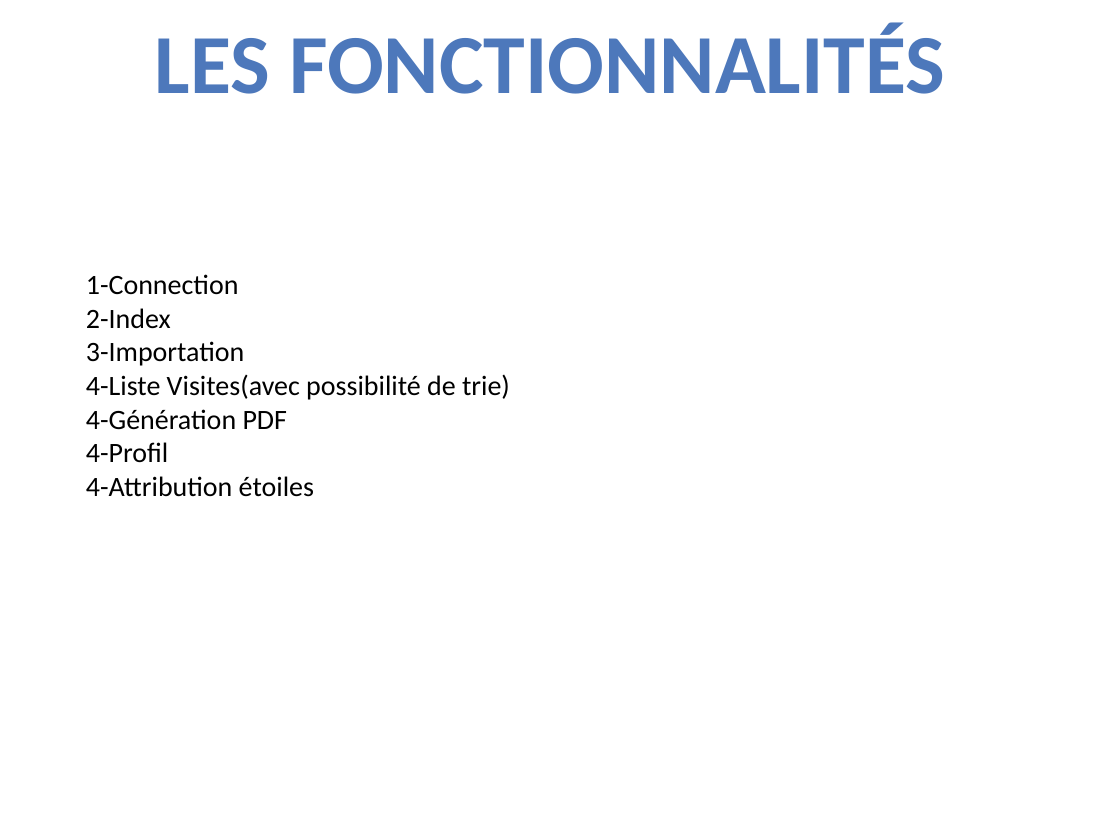
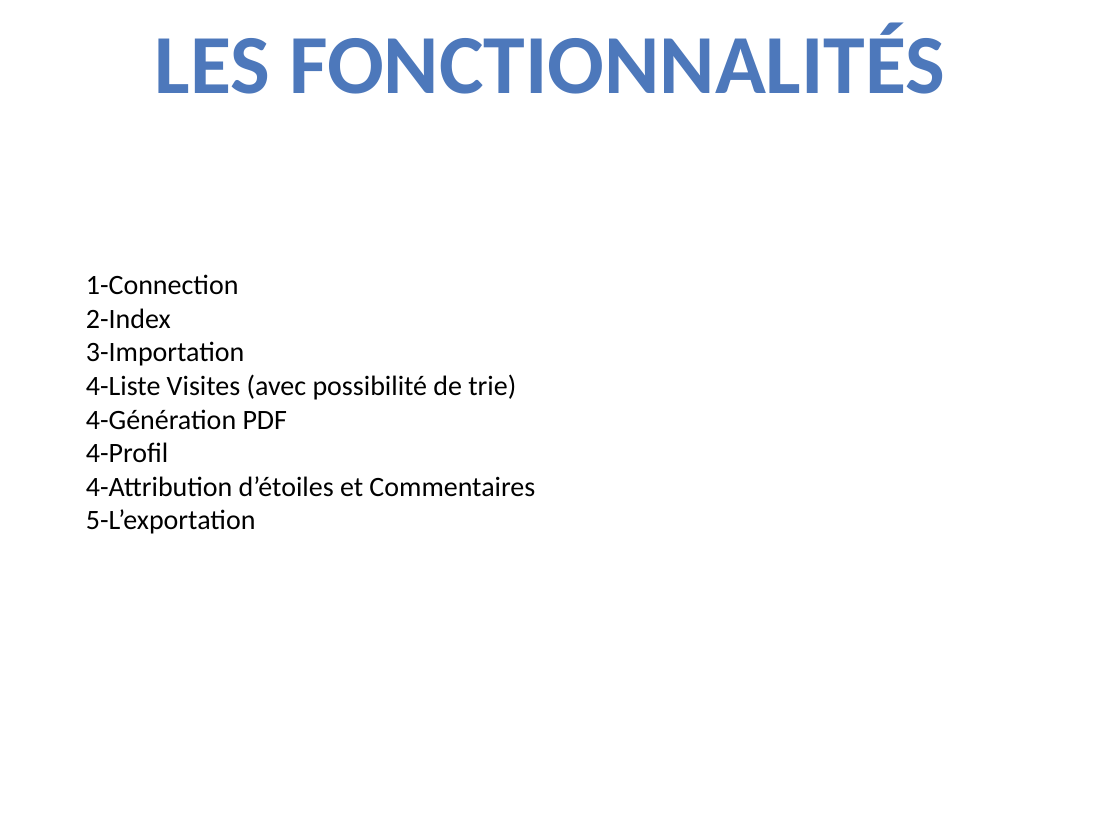
Before and after one commit to borisdagnon/C-StarsUP, a slide deck: slide 7 of PPE4.pptx (slide 12 before the commit). Drawn at 1120x840 pixels with LibreOffice and Linux fonts; fonts in the diff are those of the drawing. Boxes give left, top, right and bottom in pixels: in the first picture for what was removed or moved away, otherwise in the second. Text is boxed around its words. In the diff, an @@ line names an element or a change of style, - is before the commit and + after.

```diff
--- a/PPE4.pptx
+++ b/PPE4.pptx
@@ text at box(86, 374, 516, 400): spaces changed @@
-4-Liste Visites(avec possibilité de trie)
+4-Liste Visites (avec possibilité de trie)
@@ text at box(86, 476, 535, 534): text changed @@
-4-Attribution étoiles
+4-Attribution d’étoiles et Commentaires
+5-L’exportation
```
Also in this commit, not shown: 2 other slides changed, 3 slides added, 7 slides removed, 44 other files.
